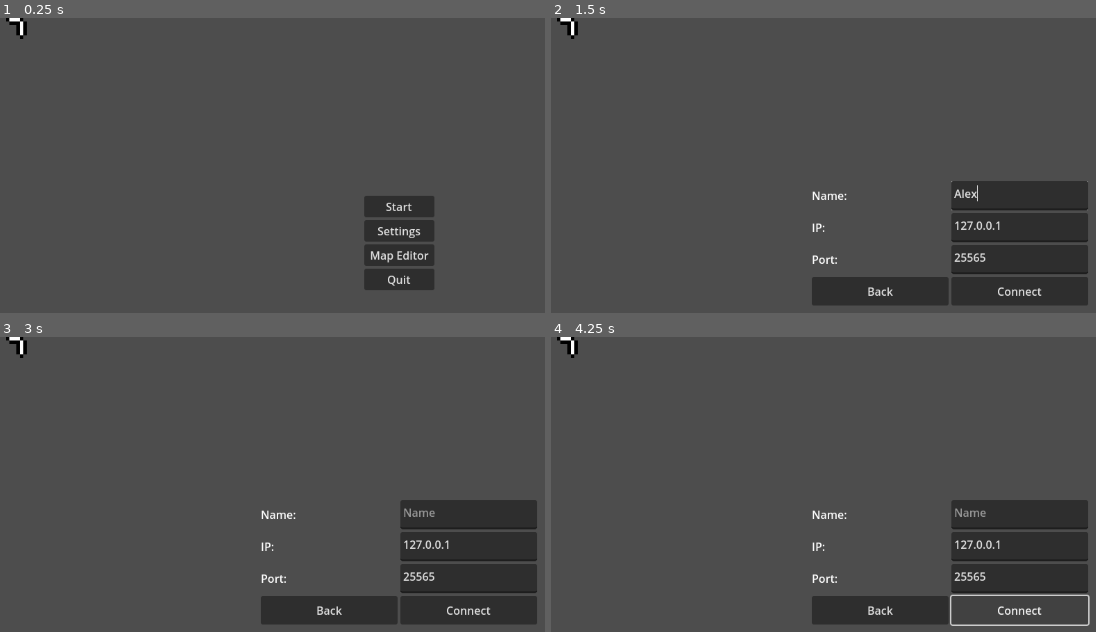
Above: before the commit, frames 1-4 (two rows, left to right).
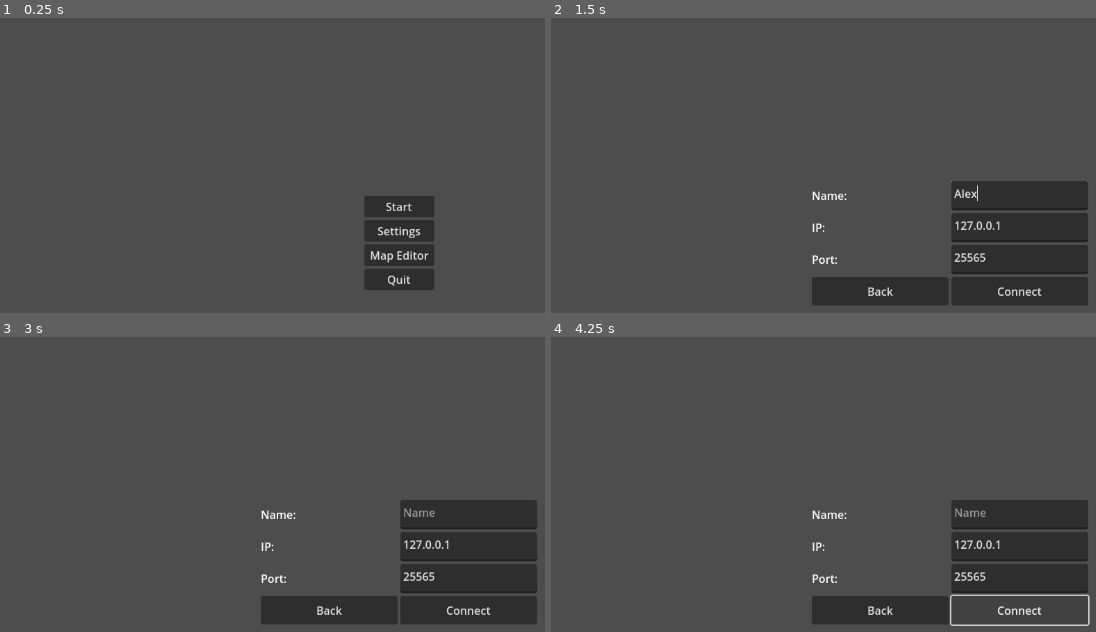
Above: after the commit, the same moments.

Repository: ACCESS-DENIDE/SplitedTanksClient
Game: Godot game, scene res://Assets/Items/4X.tscn
The game is run twice, just before and just after one commit, with the same random seed, the same clock (stepped at 60 frames per second) and the same inputs. This scene is started directly instead of the project's main scene. Video files are missing from this copy of the repository; at most half a second of black plays in their place.
Inputs (mouse positions are in pixels of both pictures, inside the frame that each line leads up to):
- Up to frame 1 (0.25 s): no input
- Up to frame 2 (1.5 s): click "Start" at 0.5 s; click (1019, 195) at 1.27 s; type "Alex" at 1.35 s
- Up to frame 3 (3 s): click "Back" at 2 s; click "Start" at 2.75 s
- Up to frame 4 (4.25 s): click "Connect" at 3.5 s

The runs differ from the first frame. In frame 1, 0.1% of the frame differs, in the area x 1-5%, y 0-8%; in frame 2, 0.1%; in frame 3, 0.1%; in frame 4, 0.1%.

Commit message:
gameModeIni

Diff:
--- /dev/null
+++ b/Assets/GameplayObj/point_blue.tscn
@@ -0,0 +1,16 @@
+[gd_scene load_steps=3 format=3 uid="uid://dnsna0lssyvse"]
+
+[ext_resource type="Texture2D" uid="uid://cvtuw2ebxr1oq" path="res://Resourses/Atlases/GameplayObj/point_blue.tres" id="1_jr402"]
+
+[sub_resource type="CircleShape2D" id="CircleShape2D_kf62y"]
+radius = 8.0
+
+[node name="point_red" type="Area2D"]
+z_index = 20
+scale = Vector2(5, 5)
+
+[node name="CollisionShape2D" type="CollisionShape2D" parent="."]
+shape = SubResource("CircleShape2D_kf62y")
+
+[node name="Sprite2D" type="Sprite2D" parent="."]
+texture = ExtResource("1_jr402")
--- /dev/null
+++ b/Assets/GameplayObj/point_green.tscn
@@ -0,0 +1,16 @@
+[gd_scene load_steps=3 format=3 uid="uid://dgjbdqcrqm3y0"]
+
+[ext_resource type="Texture2D" uid="uid://dw7tev4d3kfd5" path="res://Resourses/Atlases/GameplayObj/point_green.tres" id="1_wnuti"]
+
+[sub_resource type="CircleShape2D" id="CircleShape2D_kf62y"]
+radius = 8.0
+
+[node name="point_red" type="Area2D"]
+z_index = 20
+scale = Vector2(5, 5)
+
+[node name="CollisionShape2D" type="CollisionShape2D" parent="."]
+shape = SubResource("CircleShape2D_kf62y")
+
+[node name="Sprite2D" type="Sprite2D" parent="."]
+texture = ExtResource("1_wnuti")
--- /dev/null
+++ b/Assets/GameplayObj/point_red.tscn
@@ -0,0 +1,15 @@
+[gd_scene load_steps=3 format=3 uid="uid://qv7if2q3uu17"]
+
+[ext_resource type="Texture2D" uid="uid://t2rc455ikbmu" path="res://Resourses/Atlases/GameplayObj/point_red.tres" id="1_jux61"]
+
+[sub_resource type="CircleShape2D" id="CircleShape2D_kf62y"]
+radius = 8.0
+
+[node name="point_red" type="Area2D"]
+scale = Vector2(5, 5)
+
+[node name="CollisionShape2D" type="CollisionShape2D" parent="."]
+shape = SubResource("CircleShape2D_kf62y")
+
+[node name="Sprite2D" type="Sprite2D" parent="."]
+texture = ExtResource("1_jux61")
--- /dev/null
+++ b/Assets/GameplayObj/point_yellow.tscn
@@ -0,0 +1,17 @@
+[gd_scene load_steps=3 format=3 uid="uid://dnepb4wrfe16h"]
+
+[ext_resource type="Texture2D" uid="uid://b2hu6kec4qtaf" path="res://Resourses/Atlases/GameplayObj/point_yellow.tres" id="1_7wgam"]
+
+[sub_resource type="CircleShape2D" id="CircleShape2D_kf62y"]
+radius = 8.0
+
+[node name="point_red" type="Area2D"]
+z_index = 20
+scale = Vector2(5, 5)
+
+[node name="CollisionShape2D" type="CollisionShape2D" parent="."]
+shape = SubResource("CircleShape2D_kf62y")
+
+[node name="Sprite2D" type="Sprite2D" parent="."]
+z_index = 20
+texture = ExtResource("1_7wgam")
--- a/Assets/Items/4X.tscn
+++ b/Assets/Items/4X.tscn
@@ -1,6 +1,4 @@
-[gd_scene load_steps=3 format=3 uid="uid://oqqo6o2hm2fu"]
-
-[ext_resource type="Texture2D" uid="uid://cue2qf47q23xl" path="res://Resourses/Atlases/Items/4X.tres" id="1_6afh7"]
+[gd_scene load_steps=2 format=3 uid="uid://oqqo6o2hm2fu"]
 
 [sub_resource type="CircleShape2D" id="CircleShape2D_cegnp"]
 radius = 8.0
@@ -13,4 +11,3 @@
 
 [node name="Sprite2D" type="Sprite2D" parent="."]
 texture_filter = 1
-texture = ExtResource("1_6afh7")
--- /dev/null
+++ b/Resourses/Atlases/GameplayObj/point_blue.tres
@@ -0,0 +1,7 @@
+[gd_resource type="AtlasTexture" load_steps=2 format=3 uid="uid://cvtuw2ebxr1oq"]
+
+[ext_resource type="Texture2D" uid="uid://yhdgsdixp2vy" path="res://Resourses/Textures/pickups.png" id="1_5u7qh"]
+
+[resource]
+atlas = ExtResource("1_5u7qh")
+region = Rect2(32, 0, 16, 16)
--- /dev/null
+++ b/Resourses/Atlases/GameplayObj/point_green.tres
@@ -0,0 +1,7 @@
+[gd_resource type="AtlasTexture" load_steps=2 format=3 uid="uid://dw7tev4d3kfd5"]
+
+[ext_resource type="Texture2D" uid="uid://yhdgsdixp2vy" path="res://Resourses/Textures/pickups.png" id="1_f4wii"]
+
+[resource]
+atlas = ExtResource("1_f4wii")
+region = Rect2(48, 0, 16, 16)
--- /dev/null
+++ b/Resourses/Atlases/GameplayObj/point_red.tres
@@ -0,0 +1,7 @@
+[gd_resource type="AtlasTexture" load_steps=2 format=3 uid="uid://t2rc455ikbmu"]
+
+[ext_resource type="Texture2D" uid="uid://yhdgsdixp2vy" path="res://Resourses/Textures/pickups.png" id="1_vr8lt"]
+
+[resource]
+atlas = ExtResource("1_vr8lt")
+region = Rect2(0, 0, 16, 16)
--- /dev/null
+++ b/Resourses/Atlases/GameplayObj/point_yellow.tres
@@ -0,0 +1,7 @@
+[gd_resource type="AtlasTexture" load_steps=2 format=3 uid="uid://b2hu6kec4qtaf"]
+
+[ext_resource type="Texture2D" uid="uid://yhdgsdixp2vy" path="res://Resourses/Textures/pickups.png" id="1_ij60e"]
+
+[resource]
+atlas = ExtResource("1_ij60e")
+region = Rect2(16, 0, 16, 16)
--- a/Scripts/Server.gd
+++ b/Scripts/Server.gd
@@ -236,6 +236,21 @@
 		45:
 			instance=preload("res://Assets/Items/Tester.tscn")
 			pass
+		46:
+			instance=preload("res://Assets/GameplayObj/point_red.tscn")
+			pass
+		47:
+			instance=preload("res://Assets/GameplayObj/point_green.tscn")
+			pass
+		48:
+			instance=preload("res://Assets/GameplayObj/point_blue.tscn")
+			pass
+		49:
+			instance=preload("res://Assets/GameplayObj/point_yellow.tscn")
+			pass
+		50:
+			instance=preload("res://Assets/Items/Tester.tscn")
+			pass
 	var new_obj=instance.instantiate()
 	new_obj.name=name
 	new_obj.position=pos
--- a/project.godot
+++ b/project.godot
@@ -80,5 +80,5 @@
 
 [rendering]
 
+renderer/rendering_method="mobile"
 textures/canvas_textures/default_texture_filter=0
-renderer/rendering_method="mobile"
Not shown, changed: IDlist.txt
